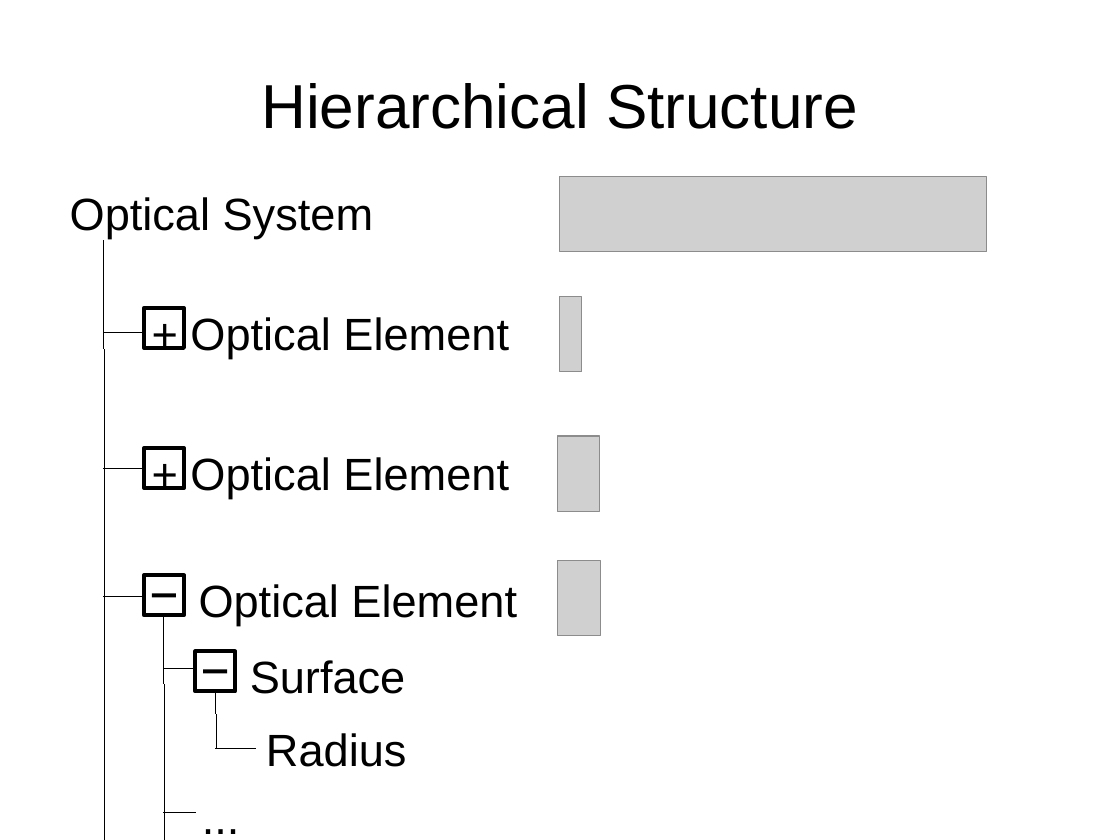
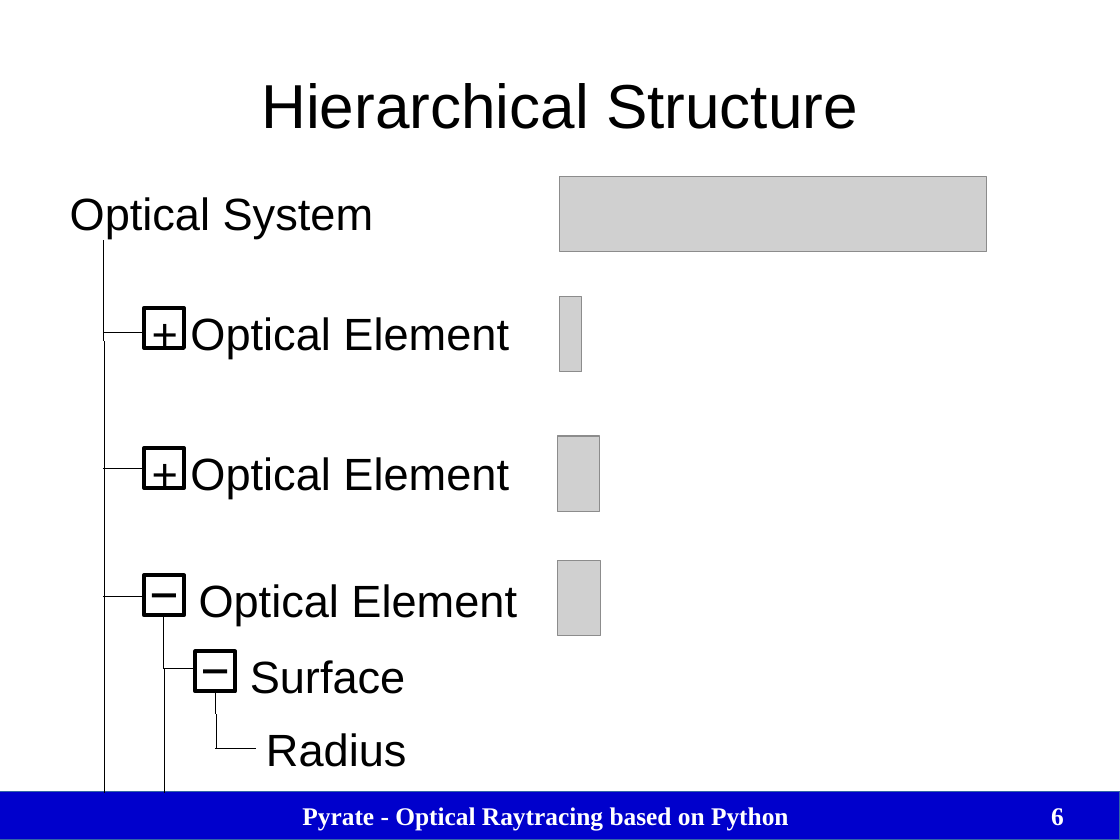
Before and after one commit to mess42/pyrate, a slide deck: slide 6 of talk_euroscipy_2017/talk.odp. Drawn at 1120x840 pixels with LibreOffice and Linux fonts; fonts in the diff are those of the drawing; grey boxes stand for pictures. Boxes give left, top, right and bottom in pixels: in the first picture for what was removed or moved away, otherwise in the second. Text is boxed around its words. In the diff, an @@ line names an element or a change of style, - is before the commit and + after.

```diff
--- a/talk_euroscipy_2017/talk.odp
+++ b/talk_euroscipy_2017/talk.odp
@@ line moved from (104, 241) - (104, 840) to (104, 241) - (104, 793) @@
@@ line moved from (164, 616) - (164, 840) to (164, 616) - (164, 793) @@
@@ rectangle added at (x1=0, y1=793, x2=1120, y2=840), fill #0000CC, outline #3465A4 0 pt @@
@@ text removed at (x1=192, y1=785, x2=250, y2=840) @@
-...
@@ text added at (x1=302, y1=807, x2=789, y2=831), 18 pt, text #FFFFFF, bold @@
+Pyrate - Optical Raytracing based on Python
@@ page number added at (x1=1051, y1=808, x2=1064, y2=826), 18 pt, text #FFFFFF, bold @@
+6
@@ line removed from (164, 812) to (195, 812) @@
```
Also in this commit, not shown: 9 other slides changed, 2 slides added, 1 slide removed, 1 other file.
